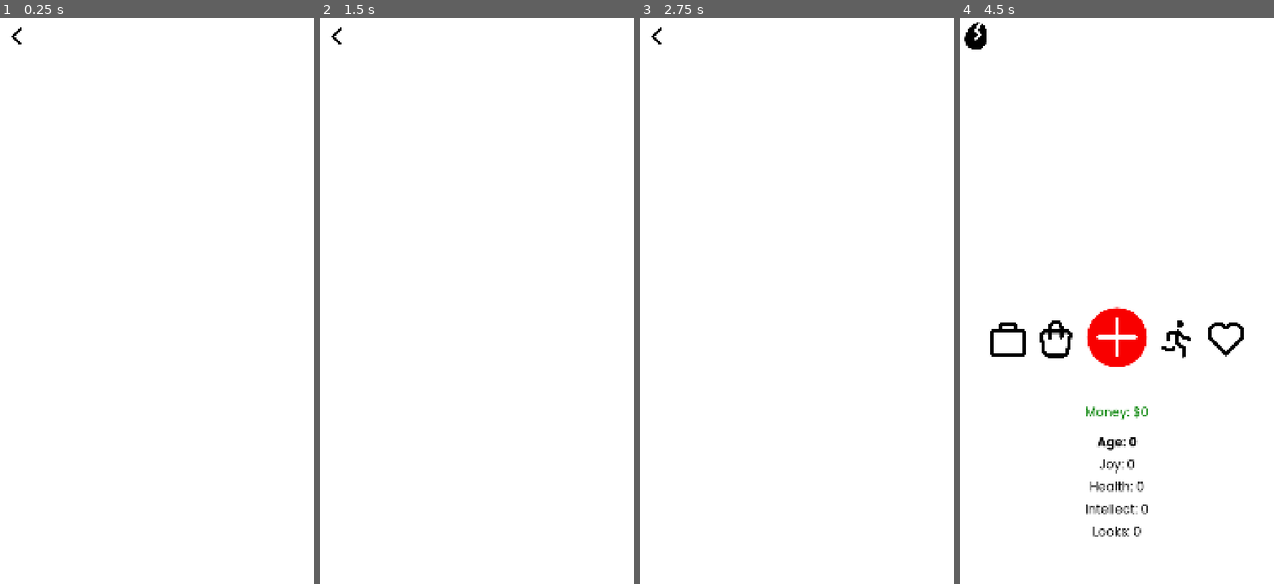
Above: before the commit, frames 1-4 (left to right).
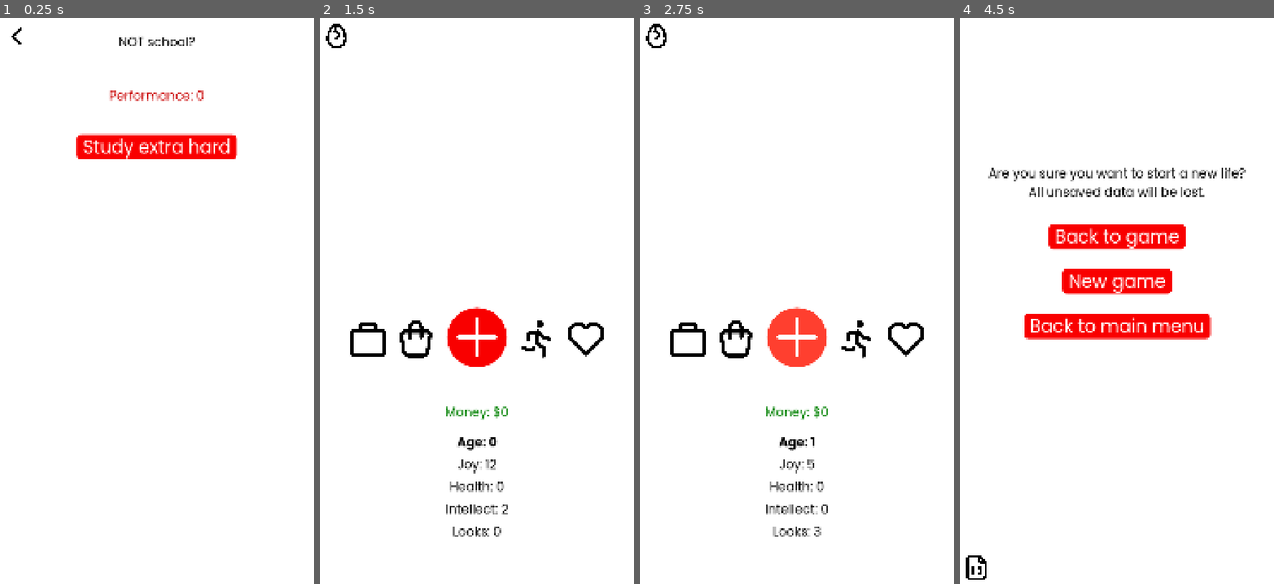
Above: after the commit, the same moments.

Repository: gaulsoodmanbls/badlifesimulator
Game: Godot game, scene res://pages/school.tscn
The game is run twice, just before and just after one commit, with the same random seed, the same clock (stepped at 60 frames per second) and the same inputs. This scene is started directly instead of the project's main scene.
Inputs (mouse positions are in pixels of both pictures, inside the frame that each line leads up to):
- Up to frame 1 (0.25 s): no input
- Up to frame 2 (1.5 s): click (477, 148) at 0.5 s, where only the run after the commit has a clickable "Study extra hard"; click (477, 176) at 1.25 s, where only the run after the commit has a clickable "Okay"
- Up to frame 3 (2.75 s): click (797, 334) at 2.02 s
- Up to frame 4 (4.5 s): click (1007, 340) at 2.77 s; click (1117, 176) at 3.5 s, where only the run after the commit has a clickable "Dang it"; click (975, 34) at 4.27 s

The runs differ from the first frame. In frame 1, 2.7% of the frame differs, in the area x 24-76%, y 3-25%; in frame 2, 3.4%; in frame 3, 3.5%; in frame 4, 9.5%, in the area x 1-92%, y 0-100%.
Error before the commit: Attempt to call function 'store_var' in base 'null instance' on a null instance. (res://pages/scripts/global.gd:231)
Error after the commit: Attempt to call function 'store_var' in base 'null instance' on a null instance. (res://pages/scripts/global.gd:252)

Commit message:
school performance
+ studying harder + high school graduation

Diff:
--- a/pages/school.tscn
+++ b/pages/school.tscn
@@ -3,7 +3,15 @@
 [ext_resource type="Script" uid="uid://cw6q5yxrrft7l" path="res://pages/scripts/school.gd" id="1_ihrwm"]
 [ext_resource type="PackedScene" uid="uid://pmo8e2dmbkfm" path="res://objects/background.tscn" id="2_vvy5g"]
 [ext_resource type="PackedScene" uid="uid://cjnbhqp8obehv" path="res://objects/back_button.tscn" id="3_fkmne"]
+[ext_resource type="LabelSettings" uid="uid://dl6sog5hfkb6u" path="res://styles/text/body.tres" id="4_f7717"]
 [ext_resource type="PackedScene" uid="uid://b3nrc0n5eeris" path="res://objects/subheading.tscn" id="4_fkmne"]
+[ext_resource type="FontFile" uid="uid://bf7pfy6renkw4" path="res://assets/fonts/poppins/Poppins-Regular.ttf" id="6_pfe85"]
+[ext_resource type="PackedScene" uid="uid://ck7ra4cupjjkm" path="res://objects/button_default.tscn" id="7_j0g5h"]
+
+[sub_resource type="LabelSettings" id="LabelSettings_j0g5h"]
+font = ExtResource("6_pfe85")
+font_size = 42
+font_color = Color(0, 0, 0, 1)
 
 [node name="school" type="Node2D" unique_id=1594056916]
 script = ExtResource("1_ihrwm")
@@ -12,10 +20,38 @@
 
 [node name="back" parent="." unique_id=17962498 instance=ExtResource("3_fkmne")]
 
+[node name="schoolType" type="Label" parent="." unique_id=87329070]
+offset_top = 60.0
+offset_right = 1080.0
+offset_bottom = 120.0
+text = "Crime-ary school"
+label_settings = ExtResource("4_f7717")
+horizontal_alignment = 1
+
 [node name="schoolName" parent="." unique_id=1227387029 instance=ExtResource("4_fkmne")]
 offset_left = 0.0
 offset_right = 1080.0
-text = ""
+text = "Christmas School 2"
 autowrap_mode = 3
 
+[node name="performance" type="Label" parent="." unique_id=299959575]
+offset_top = 240.0
+offset_right = 1080.0
+offset_bottom = 300.0
+text = "Default performance"
+label_settings = SubResource("LabelSettings_j0g5h")
+horizontal_alignment = 1
+
+[node name="vBoxContainer" type="VBoxContainer" parent="." unique_id=1341806161]
+offset_top = 400.0
+offset_right = 1080.0
+offset_bottom = 1920.0
+size_flags_horizontal = 4
+
+[node name="studyHarder" parent="vBoxContainer" unique_id=1544237965 instance=ExtResource("7_j0g5h")]
+layout_mode = 2
+size_flags_horizontal = 4
+text = "Study extra hard"
+
 [connection signal="pressed" from="back" to="." method="_on_back_pressed"]
+[connection signal="pressed" from="vBoxContainer/studyHarder" to="." method="_on_study_harder_pressed"]
--- a/pages/scripts/ageUp.gd
+++ b/pages/scripts/ageUp.gd
@@ -22,7 +22,8 @@
 		global.miscAges[i] += 1
 	#schooling
 	if global.schoolLevel != -1 && global.schoolLevel != 0: #if you have not not entered school yet and have not graduated yet (i.e. you are in school)
-		global.workExperience.append("school-" + str(global.schoolLevel)) #adds schooling as work experience - this is used and removed only when you graduate.
+		global.workExperience.append("school-" + str(global.schoolLevel)) #adds schooling as work experience - this is used and removed only when you graduated
+		global.schoolPerformance = global.intellect + randi_range(-6, 6) #you are doing as well in school as you are intelligent (with a little bit of random variation)
 	#primary school
 	if (global.age == 4 && global.schoolLevel == -1 && randi_range(1,2) == 1) || (global.age == 5 && global.schoolLevel == …(205 unchanged characters)…
 		global.schoolLevel = 1 #you get put in primary school
@@ -35,6 +36,7 @@
 			3:
 				global.schoolName += " Primary School"
 		global.revent.append("enrolled-in-primary-school")
+		global.schoolPerformance = global.intellect + randi_range(-6, 6) #you are doing as well in school as you are intelligent, with a little bit of random variation (sets your performance for the first time so it's not immediately blank)
 		print("you are now attending " + global.schoolName + ", a level " + str(global.schoolLevel) + " school")
 	#high school
 	if global.workExperience.count("school-1") == 7: #if you've already been attending primary school for 7 years
--- a/pages/scripts/event.gd
+++ b/pages/scripts/event.gd
@@ -122,11 +122,17 @@
 	$option2.position.y = $option1.position.y + $option1.get_minimum_size().y + 50
 	$option3.position.y = $option2.position.y + $option2.get_minimum_size().y + 50
 	$option4.position.y = $option3.position.y + $option3.get_minimum_size().y + 50
+	@warning_ignore("integer_division")
 	$heading.position.x = 1080 / 2 - ($heading.size.x / 2) #centres heading text horizontally on the screen
+	@warning_ignore("integer_division")
 	$body.position.x = 1080 / 2 - ($body.size.x / 2)
+	@warning_ignore("integer_division")
 	$option1.position.x = 1080 / 2 - ($option1.size.x / 2) #centres button horizontally on the screen
+	@warning_ignore("integer_division")
 	$option2.position.x = 1080 / 2 - ($option2.size.x / 2)
+	@warning_ignore("integer_division")
 	$option3.position.x = 1080 / 2 - ($option3.size.x / 2)
+	@warning_ignore("integer_division")
 	$option4.position.x = 1080 / 2 - ($option4.size.x / 2)
 
 
@@ -268,7 +274,7 @@
 		$option4.modulate.a = 0
 
 
-func specific(): #specialised age-up events that DON'T appear randomly
+func confirmation(): #confirmation events, that simply tell you what just happened
 	if global.revent[0] == "enrolled-in-primary-school" || global.revent[0] == "enrolled-in-high-school":
 		if global.revent[0] == "enrolled-in-primary-school":
 			$heading.text = "Primary school"
@@ -288,6 +294,24 @@
 		$option2.modulate.a = 0
 		$option3.modulate.a = 0
 		$option4.modulate.a = 0
+	elif global.revent[0] == "graduated-high-school":
+		$heading.text = "Graduate"
+		$body.text = "Congratulations! You graduated high school."
+		$option1.text = "Okay"
+		$option2.modulate.a = 0
+		$option3.modulate.a = 0
+		$option4.modulate.a = 0
+	elif global.revent[0] == "study-harder":
+		$heading.text = "Hunkering down"
+		var joySubtracted = randi_range(round(global.intellect/10), 14 - round(global.intellect/10))
+		$body.text = "You studied for " + str(min(2, round(global.intellect/20))) + " hours.\n+ " + str(round(global.intellect/7)) + " school performance, + " + str(round(global.intellect/12) + 2) + " Intellect, - " + str(joySubtracted) + " Joy"
+		global.schoolPerformance += round(global.intellect/7)
+		global.intellect += round(global.intellect/12) + 2
+		global.joy += joySubtracted
+		$option1.text = "Okay"
+		$option2.modulate.a = 0
+		$option3.modulate.a = 0
+		$option4.modulate.a = 0
 
 
 func _on_option_1_pressed() -> void: #on option 1 selected
@@ -295,7 +319,7 @@
 	if global.revent[0] == "toddler-0" || global.revent[0] == "child-0" || global.revent[0] == "child-friend" || global.re …(246 unchanged characters)…
 		outcome(global.revent[0] + "-o1")
 	#confirmation - option 1 will be the only button available when the event's purpose is only to display information. Generally, the button will say "Okay".
-	elif global.revent[0] == "toddler-0-o1" || global.revent[0] …(857 unchanged characters)… l.revent[0] == "enrolled-in-high-school":
+	elif global.revent[0] == "toddler-0-o1" || global.revent[0] …(857 unchanged characters)… l.revent[0] == "enrolled-in-high-school" || global.revent[0] == "graduated-high-school" || global.revent[0] == "study-harder":
 		goHome()
 
 
@@ -369,7 +393,7 @@
 		var relativeOfChoice = global.familyRelationships.find(global.familyRelationships.min()) #gets the index of the gifter
 		$heading.text = "Wow... It's just... Wow."
 		if global.evality < 30: #if evality is under 30, you feel bad about lying
-			$body.text = "They appreciate your kind words, but you feel kind of bad about lying.\n+ 5 relationship with your " + str(global.familyTypes[relativeOfChoice]) + " " + str(global.familyFirstNames[relativeOfChoice]) + ", - 5 Joy"
+			$body.text = "They appreciate your kind words, but you feel kind of bad about lying.\n+ 5 relationship with your " + str(global.familyTypes[relativeOfChoice]) + ", " + str(global.familyFirstNames[relativeOfChoice]) + ", - 5 Joy"
 			global.joy -= 5
 		else: #if evality is 30 or over, you don't feel bad
 			$body.text = "They appreciate your kind words.\n+ 5 relationship with your " + str(global.familyTypes[relativeOfChoice]).to_lower() + ", " + str(global.familyFirstNames[relativeOfChoice])
@@ -393,6 +417,7 @@
 		$option4.modulate.a = 0
 		global.evality += 4 #i mean, it was kind of rude...
 	if global.revent[0] == "teenager-friend-o2":
+		@warning_ignore("integer_division")
 		if randi_range(1, round((36 - global.looks / 4) / 2) - 3) == 1: #if you're more physically attractive, you have a higher chance of being accepted
 			$heading.text = "What's your number?"
 			$body.text = "You ask " + pronounGenerator("him", global.eventPersonSex) + " out on a date, and " + pronounGenerator("he", global.eventPersonSex) + " says yes.\nJoy + 15"
@@ -419,6 +444,7 @@
 		$option4.modulate.a = 0
 	elif global.revent[0] == "adult-friend-o2":
 		$heading.text = "You wanna go out sometime?"
+		@warning_ignore("integer_division")
 		if randi_range(1, round((36 - global.looks / 4) / 2) - 3) == 1: #if you're more physically attractive, you have a higher chance of being accepted
 			$body.text = "You ask " + pronounGenerator("him", global.eventPersonSex) + " out on a date, and " + pronounGenerator("he", global.eventPersonSex) + " says yes.\nJoy + 15"
 			global.joy += 15
@@ -442,6 +468,7 @@
 		$option3.modulate.a = 0
 		$option4.modulate.a = 0
 	elif global.revent[0] == "elder-friend-o2":
+		@warning_ignore("integer_division")
 		if randi_range(1, round(36 - global.looks / 4) - 3) == 1: #if you're more physically attractive, you have a higher chance of being accepted. You have lower chances either way though since you're older.
 			$heading.text = "Better late than never"
 			$body.text = "You ask " + pronounGenerator("him", global.eventPersonSex) + " out on a date, and " + pronounGenerator("he", global.eventPersonSex) + " says yes.\nJoy + 15"
@@ -533,9 +560,15 @@
 			if global.familyTypes[i] == "Mother" || global.familyTypes[i] == "Father": #if family member at the index we're checking is a parent
 				parents.append(i)
 		if parents.size() > 1: #if you have more than one parent
-			$body.text = "Your parents scold you for being unappreciative.\n- 8 relationship with gifter, -8 relationship with parents, - 12 Joy"
+			$body.text = "Your parents scold you for being unappreciative.\n- 8 relationship with your " + global.familyTypes[relativeOfChoice].to_lower() + ", " + global.familyFirstNames[relativeOfChoice] + ", -8 relationship with your parents, - 12 Joy"
 		else: #if you only have one parent
-			$body.text = "Your parent scolds you for being unappreciative.\n- 8 relationship with gifter, -8 relationship with parents, - 12 Joy"
+			#finds parent
+			var whatParent = ""
+			if global.parents.find("Mother") != -1: #if you have only a mother
+				whatParent = "mother"
+			elif global.parents.find("Father") != -1: #if you have only a father
+				whatParent = "mather"
+			$body.text = "Your " + whatParent + " scolds you for being unappreciative.\n- 8 relationship with your " + global.familyTypes[relativeOfChoice].to_lower() + ", " + global.familyFirstNames[relativeOfChoice] + ", -8 relationship with your " + whatParent + ", - 12 Joy"
 		$option1.text = "Okay"
 		$option2.modulate.a = 0
 		$option3.modulate.a = 0
@@ -570,7 +603,7 @@
 	elderhood()
 	multiAgeRange()
 	specialised()
-	specific()
+	confirmation()
 	option1outcomes()
 	option2outcomes()
 	option3outcomes()
--- a/pages/scripts/global.gd
+++ b/pages/scripts/global.gd
@@ -36,6 +36,9 @@
 var partTimeJob = ""
 var partTimeSalary = 0 #how much money you make annually from your part-time job
 var workExperience = [] #every year you work a job or go to school, it is appended to this array. The number of times it appears is then used to calculate how many years of experience you have working a certain job or going to a certain school.
+var schoolPerformance = 0 #how well are you doing at school? from 1 - 100
+var partTimePerformance = 0
+var fullTimePerformance = 0
 
 
 #family
@@ -97,26 +100,40 @@
 
 
 func statClamper(): #if stats are out of bounds (above or below their max/min value, usually 0/100 respectively), clamp them
-	if global.joy > 100:
-		global.joy = 100
-	elif global.joy < 0:
-		global.joy = 0
-	if global.health > 100:
-		global.health = 100
-	elif global.health < 0:
-		global.health = 0
-	if global.intellect > 100:
-		global.intellect = 100
-	elif global.intellect < 0:
-		global.intellect = 0
-	if global.looks > 100:
-		global.looks = 100
-	elif global.looks < 0:
-		global.looks = 0
-	if global.evality > 100:
-		global.evality = 100
-	elif global.evality < 0:
-		global.evality = 0
+	#personal
+	if joy > 100:
+		joy = 100
+	elif joy < 0:
+		joy = 0
+	if health > 100:
+		health = 100
+	elif health < 0:
+		health = 0
+	if intellect > 100:
+		intellect = 100
+	elif intellect < 0:
+		intellect = 0
+	if looks > 100:
+		looks = 100
+	elif looks < 0:
+		looks = 0
+	if evality > 100:
+		evality = 100
+	elif evality < 0:
+		evality = 0
+	#rest-of-life-relatedd
+	if schoolPerformance > 100:
+		schoolPerformance = 100
+	elif schoolPerformance < 0:
+		schoolPerformance = 0
+	if partTimePerformance > 100:
+		partTimePerformance = 100
+	elif partTimePerformance < 0:
+		partTimePerformance = 0
+	if fullTimePerformance > 100:
+		fullTimePerformance = 100
+	elif fullTimePerformance < 0:
+		fullTimePerformance = 0
 
 
 #savegame stuff
@@ -148,6 +165,10 @@
 		"fullTimeSalary" : fullTimeSalary,
 		"partTimeJob" : partTimeJob,
 		"partTimeSalary" : partTimeSalary,
+		"workExperience" : workExperience,
+		"schoolPerformance" : schoolPerformance,
+		"partTimePerformance" : partTimePerformance,
+		"fullTimePerformance" : fullTimePerformance,
 		#family relationships
 		"familyFirstNames" : familyFirstNames,
 		"familyLastNames" : familyLastNames,
@@ -278,6 +299,10 @@
 			fullTimeSalary = dictionary["fullTimeSalary"]
 			partTimeJob = dictionary["partTimeJob"]
 			partTimeSalary = dictionary["partTimeSalary"]
+			workExperience = dictionary["workExperience"]
+			schoolPerformance = dictionary["schoolPerformance"]
+			partTimePerformance = dictionary["partTimePerformance"]
+			fullTimePerformance = dictionary["fullTimePerformance"]
 			#family relationships
 			familyFirstNames = dictionary["familyFirstNames"]
 			familyLastNames = dictionary["familyLastNames"]
--- a/pages/scripts/school.gd
+++ b/pages/scripts/school.gd
@@ -3,8 +3,29 @@
 
 # Called when the node enters the scene tree for the first time.
 func _ready() -> void:
+	match global.schoolLevel:
+		1:
+			$schoolType.text = "Primary school"
+		2:
+			$schoolType.text = "High school"
+		3:
+			$schoolType.text = "University"
+		-1: #you're not in school? but you somehow still got here??
+			$schoolType.text = "NOT school?"
 	$schoolName.text = global.schoolName
+	$performance.text = "Performance: " + str(global.schoolPerformance)
+	if global.schoolPerformance <= 20: #if you're underperforming and at risk of being expelled
+		$performance.label_settings.font_color = Color.from_rgba8(200, 0, 0, 255) #makes the font colour of the performance text only (it has a unique LabelSettings resource) dark red to signify danger
+	elif global.schoolPerformance >= 80: #if you're doing really well at school
+		$performance.label_settings.font_color = Color.from_rgba8(0, 170, 0, 255) #makes the text green to signify you're doing well :)
+	else: #if you're doing fine in school
+		$performance.label_settings.font_color = Color.from_rgba8(0, 0, 0, 255)
 
 
 func _on_back_pressed() -> void:
 	get_tree().change_scene_to_file("res://pages/game_menu.tscn") #takes you back
+
+
+func _on_study_harder_pressed() -> void:
+	global.revent.append("study-harder")
+	get_tree().change_scene_to_file("res://pages/event.tscn")
Not shown, changed: data/names/uFirstNames.txt
Not shown, changed: doumentation/Events.md
